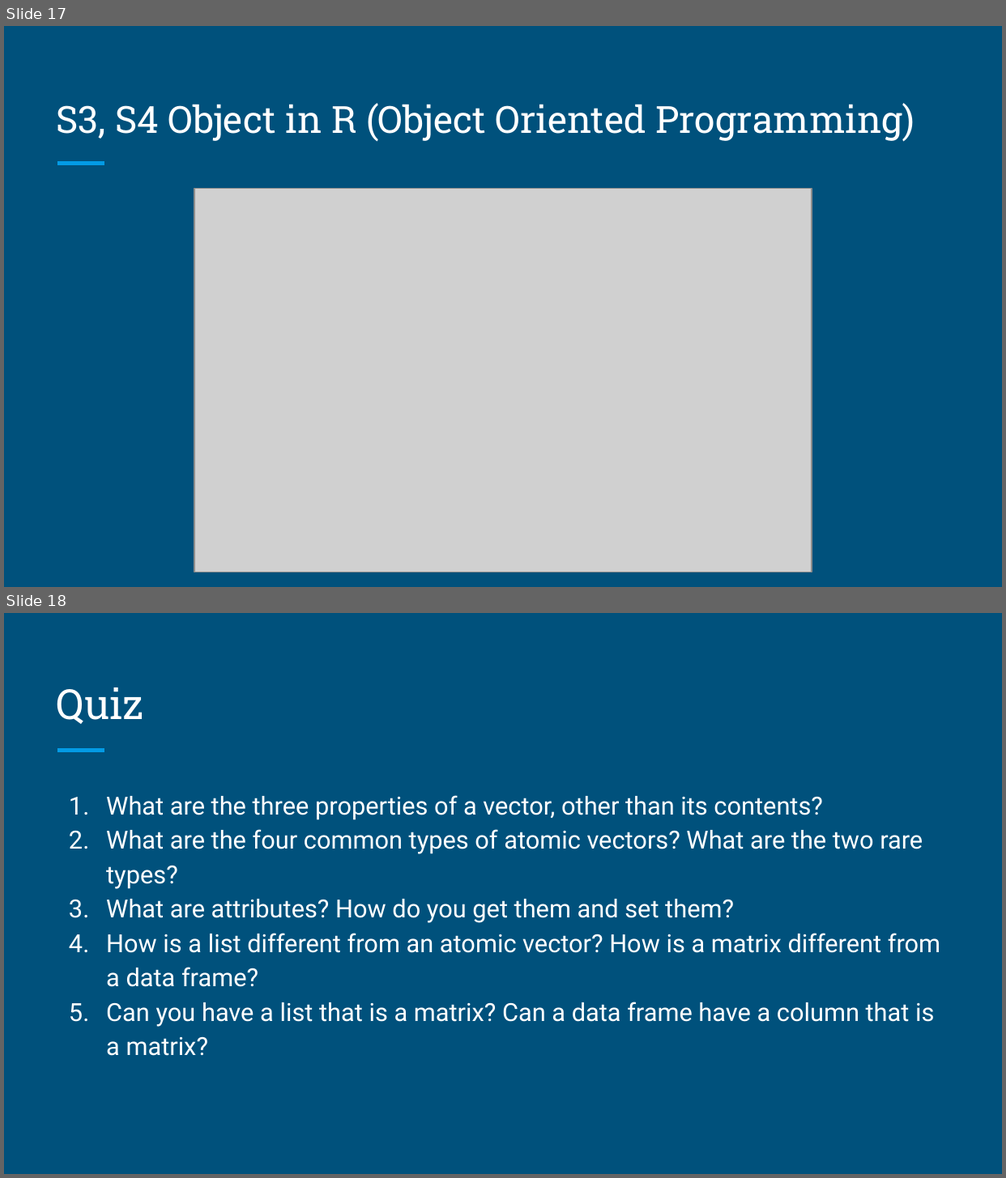
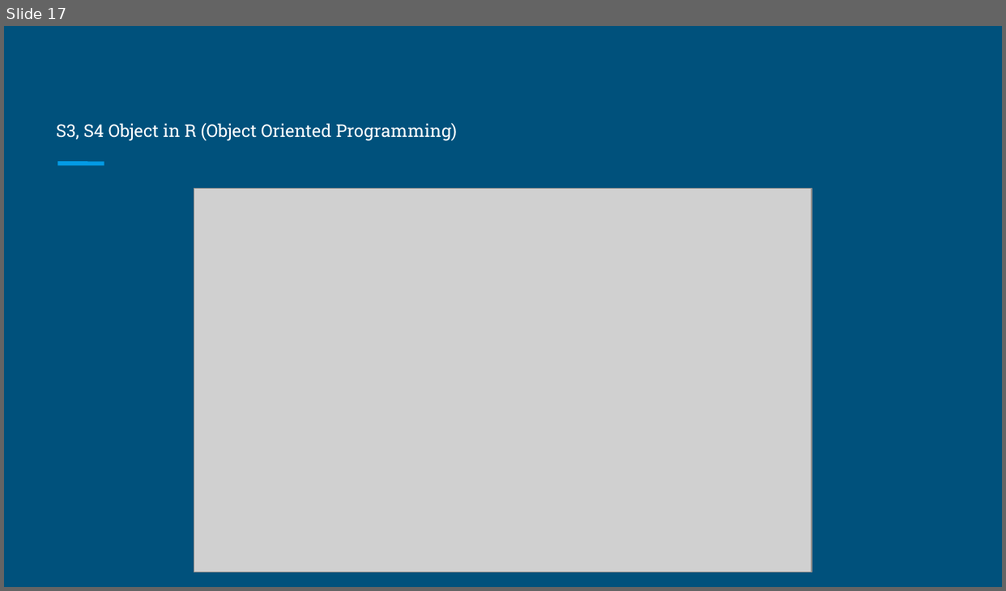
Before and after one commit to brandonyph/APB-Workshop-DataAnalyticsEssentials, a slide deck: Week2-Datatype-and-Data-Structure/Week 2-Datatype and Data Structure.pptx. Shown one above the other, each under a label of ours: slides 17 and 18 before the commit, slide 17 after it. The pictures are 1006x1178 and 1006x591 pixels, drawn with LibreOffice and Linux fonts; fonts in the diff are those of the drawing; grey boxes stand for pictures. Boxes give left, top, right and bottom in pixels: in the first picture for what was removed or moved away, otherwise in the second. Text is boxed around its words. In the diff, an @@ line names an element or a change of style, - is before the commit and + after.

```diff
--- a/Week2-Datatype-and-Data-Structure/Week 2-Datatype and Data Structure.pptx
+++ b/Week2-Datatype-and-Data-Structure/Week 2-Datatype and Data Structure.pptx
@@ slide 18 removed at [4, 613, 1002, 1174], background #00517C; not listed: 1 template element that a slide beside it also shows @@
@@ title removed at [57, 688, 144, 724] @@
-Quiz
@@ text removed at [106, 795, 940, 1056] @@
-1. What are the three properties of a vector, other than its contents?
-2. What are the four common types of atomic vectors? What are the two rare types?
-3. What are attributes? How do you get them and set them?
-4. How is a list different from an atomic vector? How is a matrix different from a data frame?
-5. Can you have a list that is a matrix? Can a data frame have a column that is a matrix?
@@ slide 17 changed as well @@
@@ text "S3, S4 Object in R ..." at [56, 123, 457, 141]: size 27 to 12.6 pt @@
```
Also in this commit, not shown: 16 other slides changed, 1 slide added, 2 other slides removed.
